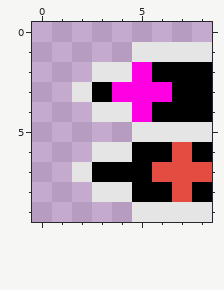
Pixel-art sprite, stored at Graphics/Atlases/Gameplay/objects/StrawberryJam2021/dashThroughSpikes/dream_left00.png. The picture above was drawn from the file before the commit.
The file is 9x10 pixels.
After the commit:
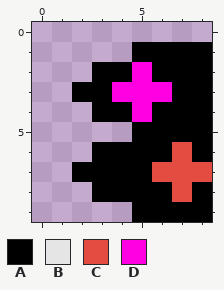
Palette (. is transparent): A #000000  B #e5e5e5  C #e34c40  D #ff00e2
The edit:
{"y":1,"x":5,"old":"BBBB","new":"AAAA"}
{"y":2,"x":3,"old":"BB","new":"AA"}
{"y":3,"x":2,"old":"B","new":"A"}
{"y":4,"x":3,"old":"BB","new":"AA"}
{"y":5,"x":5,"old":"BBBB","new":"AAAA"}
{"y":6,"x":3,"old":"BB","new":"AA"}
{"y":7,"x":2,"old":"B","new":"A"}
{"y":8,"x":3,"old":"BB","new":"AA"}
{"y":9,"x":5,"old":"BBBB","new":"AAAA"}
{"label":"changed","picture_box":[72,42,212,222]}
